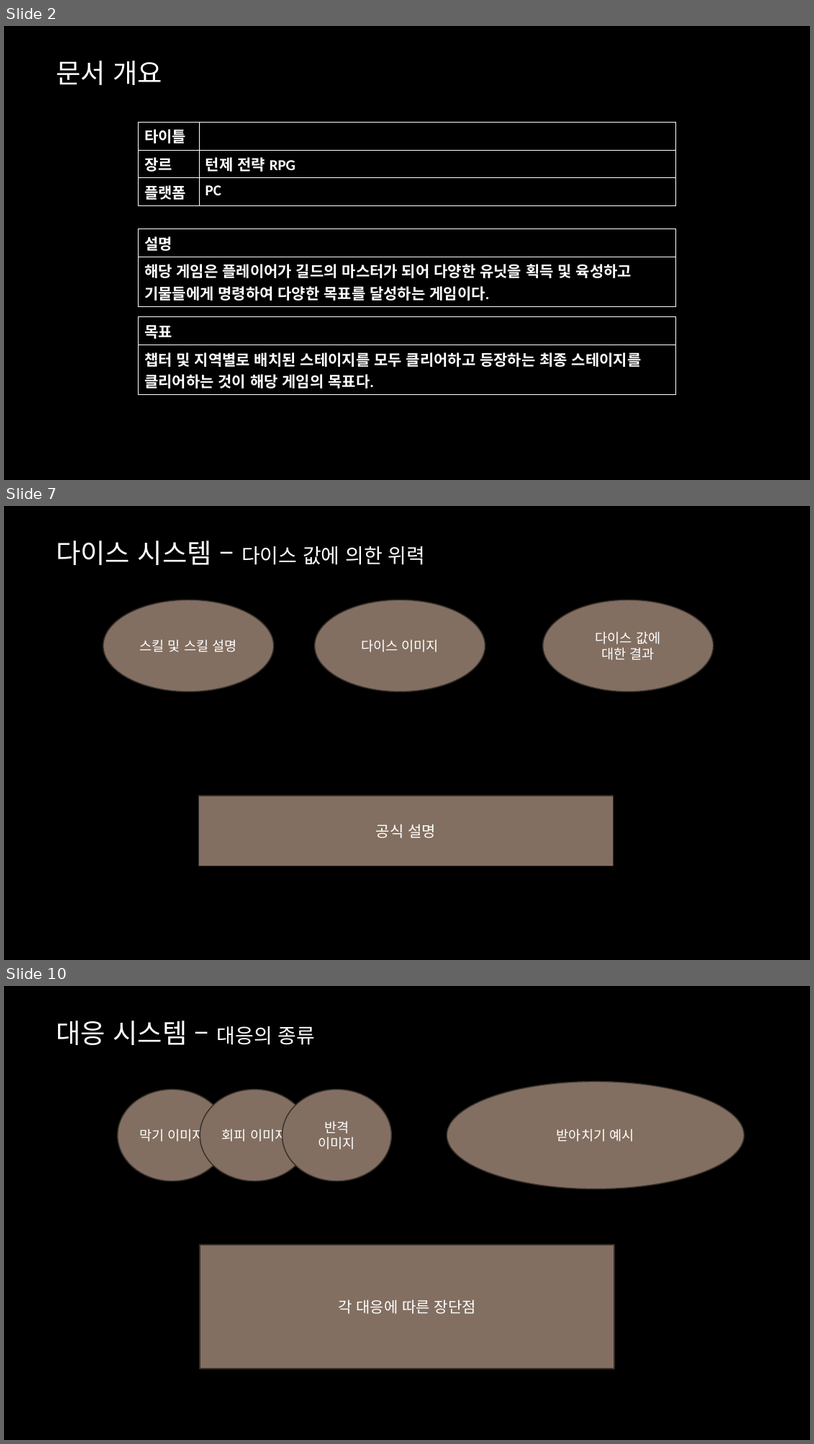
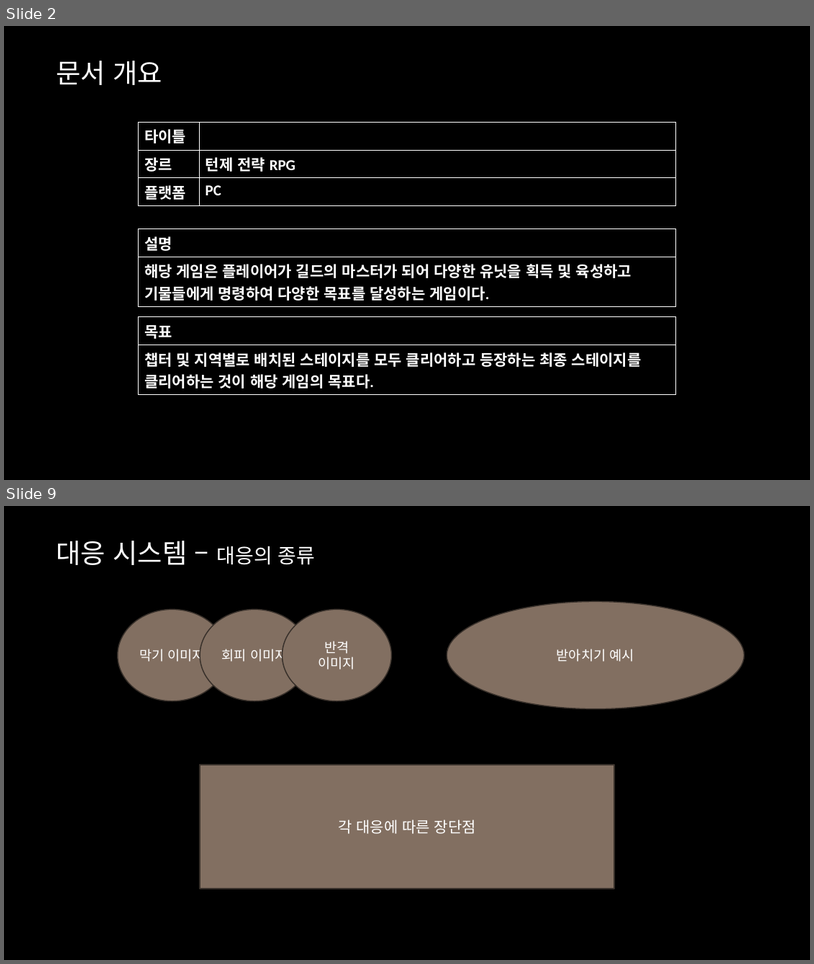
Before and after one commit to yjk0401/unityenginebasic_9th, a slide deck: 기획/SRPG/Srpg 기획서.pptx. Shown one above the other, each under a label of ours: slides 2, 7 and 10 before the commit, slides 2 and 9 after it; the slides between them are not shown. The pictures are 814x1444 and 814x964 pixels, drawn with LibreOffice and Linux fonts; fonts in the diff are those of the drawing; background and template pictures are left out. Boxes give left, top, right and bottom in pixels: in the first picture for what was removed or moved away, otherwise in the second. Text is boxed around its words. In the diff, an @@ line names an element or a change of style, - is before the commit and + after.

```diff
--- a/기획/SRPG/Srpg 기획서.pptx
+++ b/기획/SRPG/Srpg 기획서.pptx
@@ slide 7 removed at (x1=4, y1=506, x2=810, y2=960), background picture (left out) @@
@@ text removed at (x1=56, y1=541, x2=426, y2=565) @@
-다이스 시스템 – 다이스 값에 의한 위력
@@ ellipse removed at (x1=103, y1=600, x2=274, y2=692) @@
-스킬 및 스킬 설명
@@ ellipse removed at (x1=315, y1=600, x2=486, y2=692) @@
-다이스 이미지
@@ ellipse removed at (x1=543, y1=600, x2=714, y2=692) @@
-다이스 값에
-대한 결과
@@ rectangle removed at (x1=199, y1=795, x2=613, y2=866) @@
-공식 설명
@@ what was slide 10 is now slide 9 @@
```
Also in this commit, not shown: 6 slides changed, 1 slide added.
